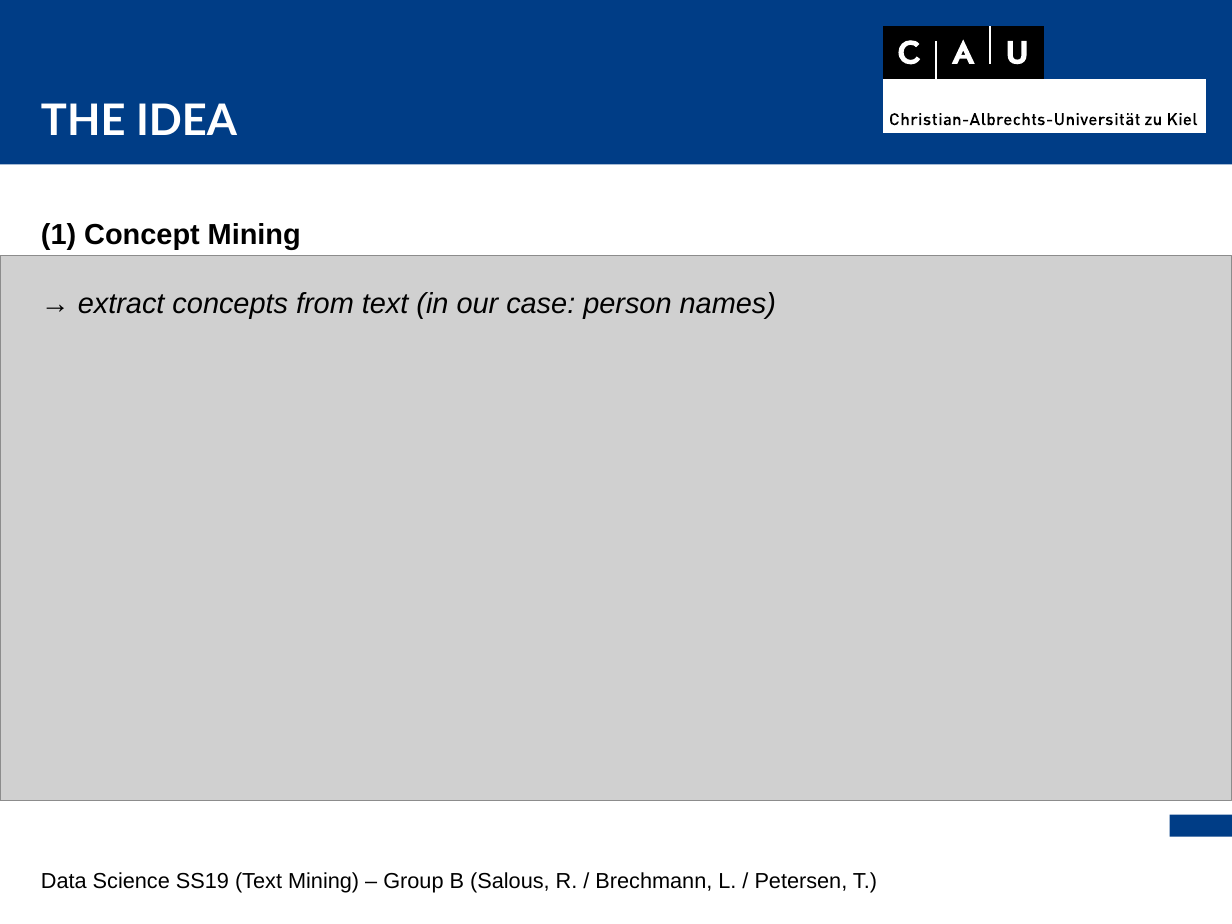
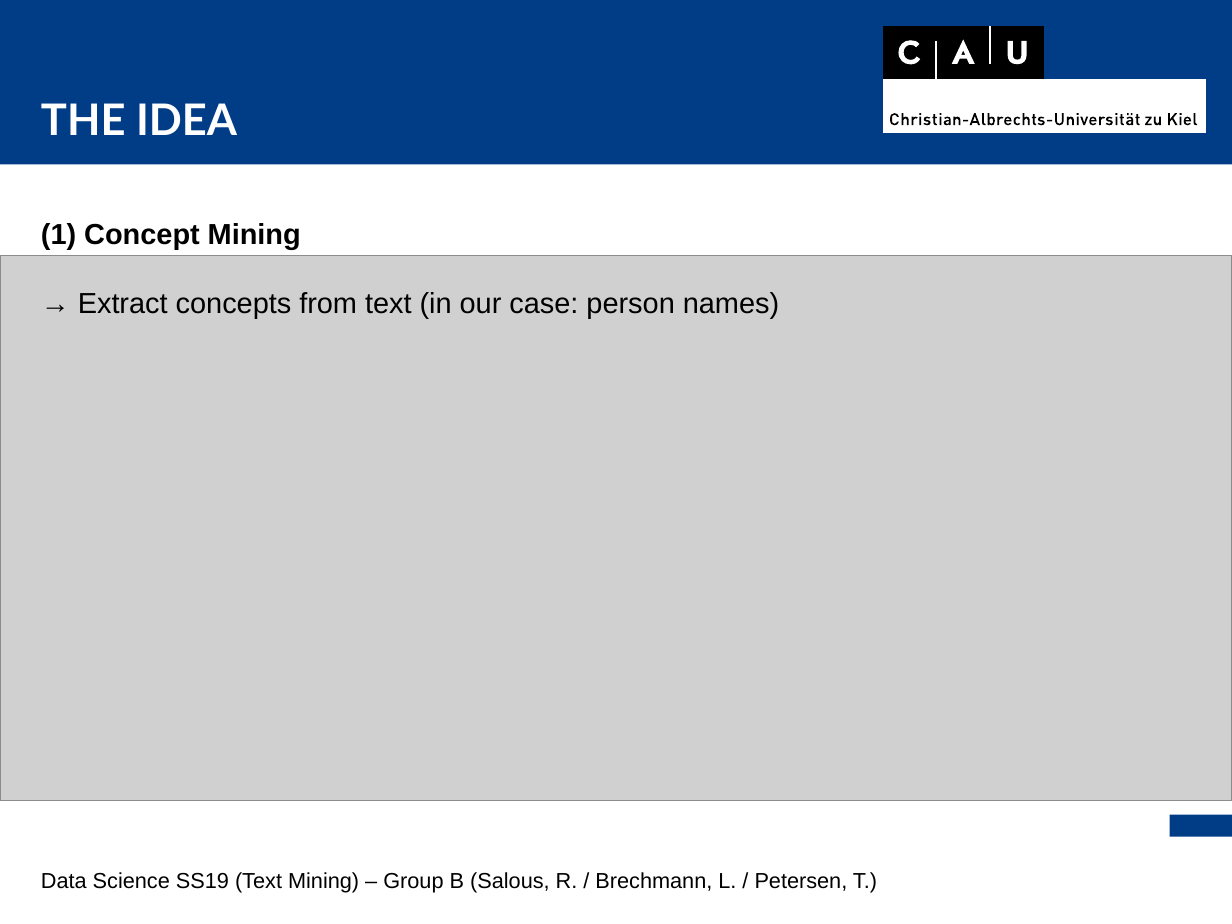
Before and after one commit to thorge/concept-ranking, a slide deck: slide 2 of presentation/pres.odp. Drawn at 1232x924 pixels with LibreOffice and Linux fonts; fonts in the diff are those of the drawing; grey boxes stand for pictures. Boxes give left, top, right and bottom in pixels: in the first picture for what was removed or moved away, otherwise in the second. Text is boxed around its words. In the diff, an @@ line names an element or a change of style, - is before the commit and + after.

Commit message:
fixed some typos

```diff
--- a/presentation/pres.odp
+++ b/presentation/pres.odp
@@ text at box(78, 292, 779, 319): text changed; italic off @@
-→ extract concepts from text (in our case: person names)
+→ Extract concepts from text (in our case: person names)
```
Also in this commit, not shown: 1 other slide changed.
